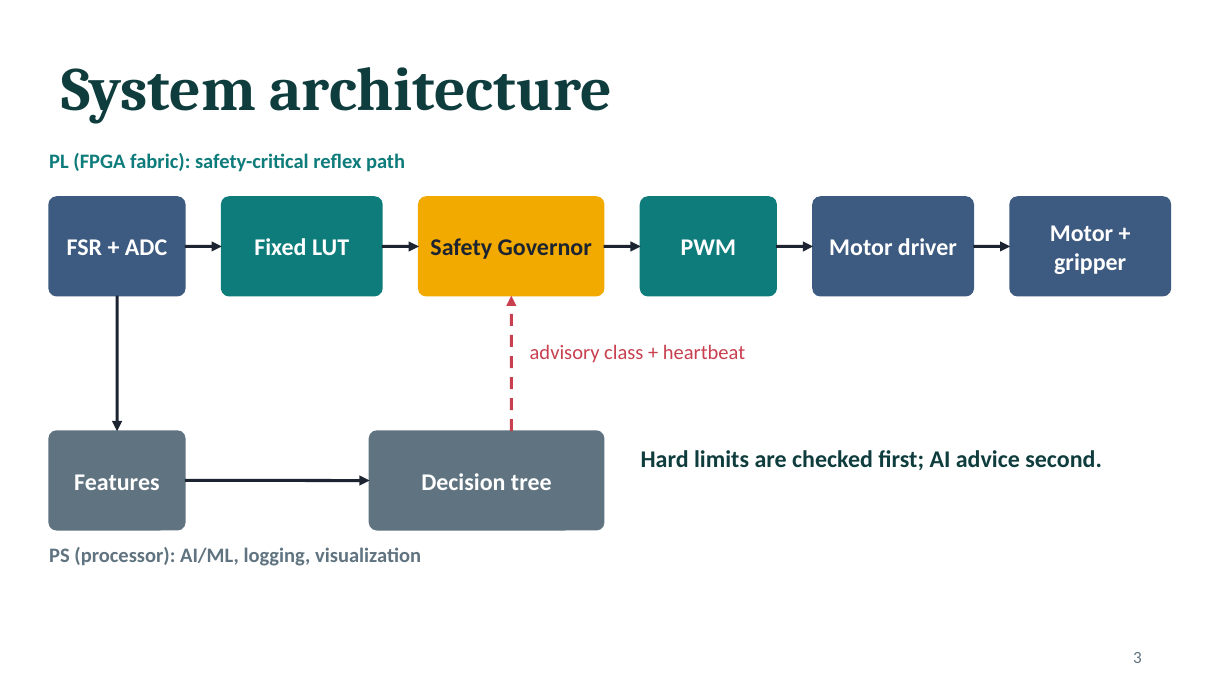
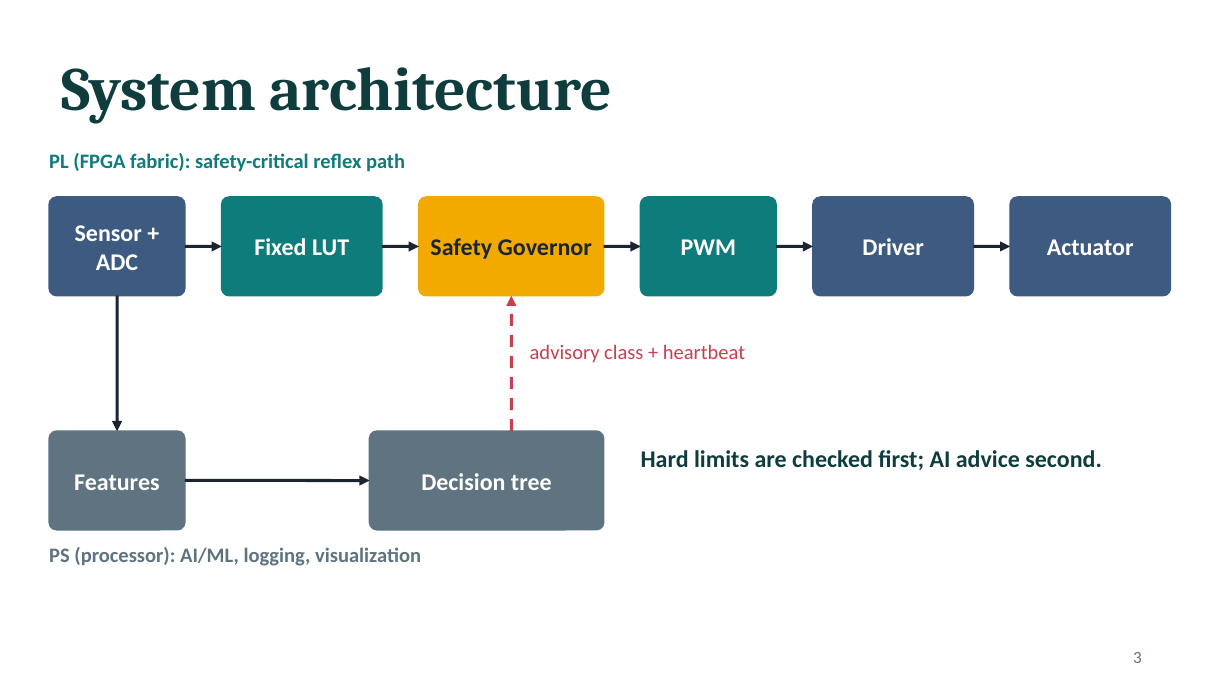
Before and after one commit to sanjiv283/tactile-reflex-system, a slide deck: slide 3 of docs/tactile_reflex_system.pptx. Drawn at 1232x693 pixels with LibreOffice and Linux fonts; fonts in the diff are those of the drawing. Boxes give left, top, right and bottom in pixels: in the first picture for what was removed or moved away, otherwise in the second. Text is boxed around its words. In the diff, an @@ line names an element or a change of style, - is before the commit and + after.

```diff
--- a/docs/tactile_reflex_system.pptx
+++ b/docs/tactile_reflex_system.pptx
@@ text at [75, 225, 142, 270]: text changed @@
-FSR + ADC
+Sensor + ADC
@@ text at [862, 238, 923, 255]: text changed @@
-Motor driver
+Driver
@@ text at [1047, 239, 1134, 255]: text changed @@
-Motor + gripper
+Actuator
```
Also in this commit, not shown: 5 other slides changed, 7 slides added, 6 slides removed, 11 other files.
